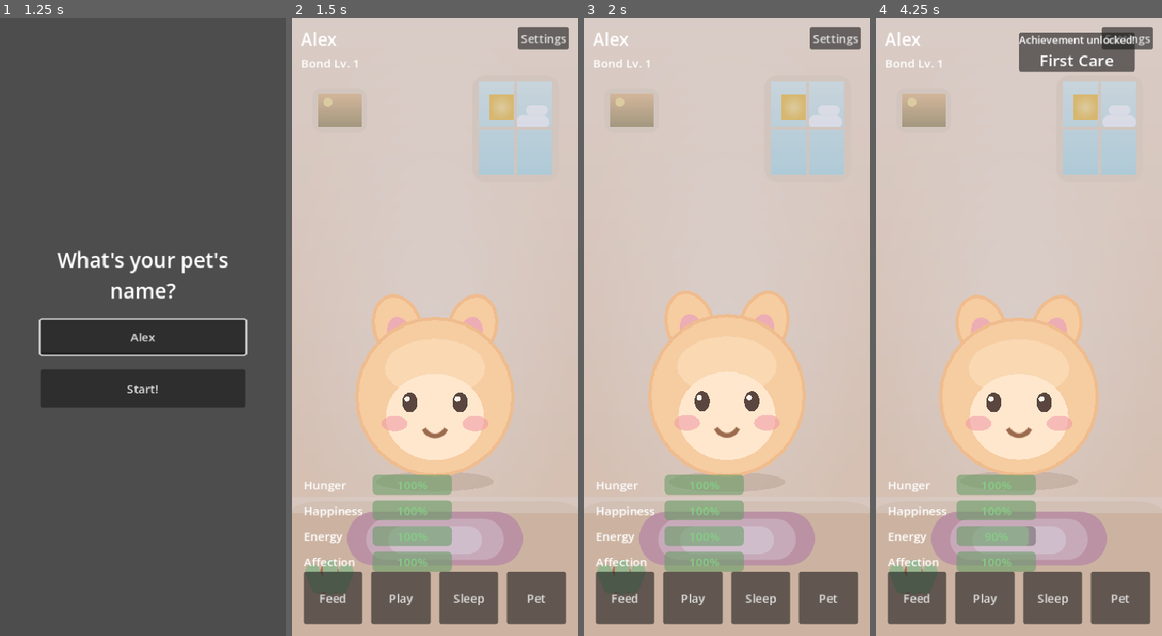
Above: before the commit, frames 1-4 (left to right).
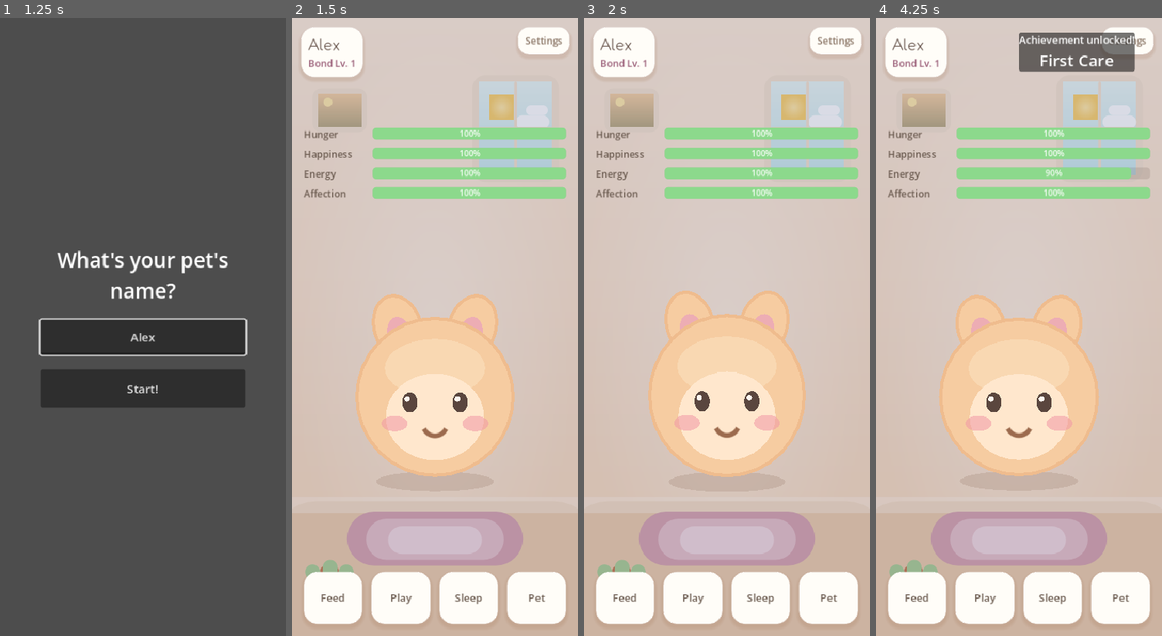
Above: after the commit, the same moments.

Repository: cvalera18/pets
Game: Godot game, scene res://scenes/main/Main.tscn
The game is run twice, just before and just after one commit, with the same random seed, the same clock (stepped at 60 frames per second) and the same inputs.
Inputs (mouse positions are in pixels of both pictures, inside the frame that each line leads up to):
- Up to frame 1 (1.25 s): click (143, 339) at 0.52 s; type "Alex" at 0.6 s
- Up to frame 2 (1.5 s): click "Start!" at 1.25 s
- Up to frame 3 (2 s): no input
- Up to frame 4 (4.25 s): click "Play" at 2 s; drag from (1019, 382) to (1047, 191) at 2.77 s; drag from (961, 357) to (1004, 450) at 3.52 s

Frame 1 is identical in both runs. In frame 2, 19% of the frame differs, in the area x 3-98%, y 1-99%; in frame 3, 19%; in frame 4, 19%.

Commit message:
feat(redesign): cozy HUD restyle (StyleBoxFlat cards, Fredoka, top stats)
- Name pill: white rounded panel; pet name in Fredoka (Fonts.display); bond badge.
- Settings button + action buttons: white "chunky" StyleBoxFlat cards.
- Stat bars: rounded track + per-tier colored fill (via fill stylebox instead of
  modulate); the stat panel is lifted to the top so the cozy room shows below.

Co-Authored-By: Claude Opus 4.8 <noreply@anthropic.com>

Diff:
--- a/scenes/hud/HUD.gd
+++ b/scenes/hud/HUD.gd
@@ -9,8 +9,10 @@
 extends CanvasLayer
 
 const SETTINGS := preload("res://scenes/ui/Settings.tscn")
+const PAL := preload("res://theme/Palette.gd")
 
 var _cooldown_timer: float = 0.0
+var _bar_fills: Dictionary = {}
 var _is_sleeping: bool = false
 var _settings_button: Button
 var _name_label: Label
@@ -57,6 +59,7 @@
 
 	_create_settings_button()
 	_create_status_panel()
+	_apply_theme()
 	_refresh_labels()
 	_init_bars()
 
@@ -99,6 +102,11 @@
 	_settings_button.text = tr("UI_SETTINGS")
 	_settings_button.set_anchors_and_offsets_preset(
 			Control.PRESET_TOP_RIGHT, Control.PRESET_MODE_MINSIZE, 12)
+	_settings_button.add_theme_stylebox_override("normal", _card_sb(PAL.CARD, 14, 4))
+	_settings_button.add_theme_stylebox_override("hover", _card_sb(PAL.CARD.lightened(0.04), 14, 4))
+	_settings_button.add_theme_stylebox_override("pressed", _card_sb(PAL.CARD.darkened(0.05), 14, 1))
+	_settings_button.add_theme_color_override("font_color", PAL.TEXT_MUTED)
+	_settings_button.add_theme_font_size_override("font_size", 13)
 	_settings_button.pressed.connect(_on_settings_pressed)
 	$Control.add_child(_settings_button)
 
@@ -109,19 +117,28 @@
 
 ## Top-left status panel: the pet's name above its bond-level badge.
 func _create_status_panel() -> void:
+	var pill := PanelContainer.new()
+	pill.add_theme_stylebox_override("panel", _card_sb(PAL.CARD, 18, 4))
+	pill.set_anchors_and_offsets_preset(
+			Control.PRESET_TOP_LEFT, Control.PRESET_MODE_MINSIZE, 12)
+	$Control.add_child(pill)
+
 	var box := VBoxContainer.new()
-	box.set_anchors_and_offsets_preset(
-			Control.PRESET_TOP_LEFT, Control.PRESET_MODE_MINSIZE, 12)
-	$Control.add_child(box)
+	box.add_theme_constant_override("separation", 3)
+	pill.add_child(box)
 
 	_name_label = Label.new()
 	_name_label.text = _pet_name
-	_name_label.add_theme_font_size_override("font_size", 24)
+	if Fonts.display != null:
+		_name_label.add_theme_font_override("font", Fonts.display)
+	_name_label.add_theme_font_size_override("font_size", 22)
+	_name_label.add_theme_color_override("font_color", PAL.TEXT)
 	box.add_child(_name_label)
 
 	_bond_label = Label.new()
 	_bond_label.text = tr("BOND_BADGE") % _bond_level
-	_bond_label.add_theme_font_size_override("font_size", 16)
+	_bond_label.add_theme_font_size_override("font_size", 13)
+	_bond_label.add_theme_color_override("font_color", PAL.BOND_BADGE_FG)
 	box.add_child(_bond_label)
 
 
@@ -219,7 +236,8 @@
 	else:
 		bar.value = value
 
-	bar.modulate = _bar_color(value)
+	if _bar_fills.has(stat_name):
+		_bar_fills[stat_name].bg_color = _bar_color(value)
 
 
 ## Three-tier readability tint: critical / low / healthy.
@@ -231,6 +249,73 @@
 	return Color(0.55, 0.85, 0.55)      # green — healthy
 
 
+# ─── Cozy theme (StyleBoxFlat) ────────────────────────────────────────────────
+
+func _apply_theme() -> void:
+	# Lift the stat panel up under the name pill so the cozy room shows below.
+	var sp: Control = $Control/StatsPanel
+	sp.set_anchors_and_offsets_preset(Control.PRESET_TOP_WIDE)
+	sp.offset_left = 16.0
+	sp.offset_right = -16.0
+	sp.offset_top = 150.0
+	sp.add_theme_constant_override("separation", 9)
+
+	_style_bar(hunger_bar, "hunger")
+	_style_bar(happiness_bar, "happiness")
+	_style_bar(energy_bar, "energy")
+	_style_bar(affection_bar, "affection")
+	for lbl in [hunger_label, happiness_label, energy_label, affection_label]:
+		lbl.add_theme_color_override("font_color", PAL.TEXT_BODY)
+		lbl.add_theme_font_size_override("font_size", 13)
+
+	for b in [feed_button, play_button, sleep_button, pet_button]:
+		_style_button(b)
+
+
+func _card_sb(color: Color, radius: int, shadow: int) -> StyleBoxFlat:
+	var sb := StyleBoxFlat.new()
+	sb.bg_color = color
+	sb.set_corner_radius_all(radius)
+	sb.set_content_margin_all(10)
+	sb.border_color = Color(1, 1, 1, 0.55)
+	sb.set_border_width_all(1)
+	if shadow > 0:
+		sb.shadow_color = Color(0.59, 0.39, 0.24, 0.16)
+		sb.shadow_size = shadow
+		sb.shadow_offset = Vector2(0, 4)
+	return sb
+
+
+func _style_button(b: Button) -> void:
+	b.add_theme_stylebox_override("normal", _card_sb(PAL.CARD, 18, 5))
+	b.add_theme_stylebox_override("hover", _card_sb(PAL.CARD.lightened(0.04), 18, 5))
+	b.add_theme_stylebox_override("pressed", _card_sb(PAL.CARD.darkened(0.05), 18, 1))
+	b.add_theme_stylebox_override("disabled", _card_sb(Color(0.93, 0.89, 0.83), 18, 0))
+	b.add_theme_color_override("font_color", PAL.TEXT_BODY)
+	b.add_theme_color_override("font_hover_color", PAL.TEXT)
+	b.add_theme_color_override("font_pressed_color", PAL.ACCENT_DEEP)
+	b.add_theme_color_override("font_disabled_color", PAL.TEXT_FAINT)
+	b.add_theme_font_size_override("font_size", 14)
+	b.custom_minimum_size = Vector2(0, 62)
+
+
+func _style_bar(bar: ProgressBar, stat: String) -> void:
+	var track := StyleBoxFlat.new()
+	track.bg_color = Color(0.35, 0.27, 0.22, 0.15)
+	track.set_corner_radius_all(5)
+	bar.add_theme_stylebox_override("background", track)
+
+	var fill := StyleBoxFlat.new()
+	fill.bg_color = PAL.TIER_HEALTHY_B
+	fill.set_corner_radius_all(5)
+	bar.add_theme_stylebox_override("fill", fill)
+	_bar_fills[stat] = fill
+
+	bar.custom_minimum_size = Vector2(0, 12)
+	bar.add_theme_color_override("font_color", Color(1, 1, 1, 0.92))
+	bar.add_theme_font_size_override("font_size", 11)
+
+
 ## Refreshes all text labels. Call again if the locale changes at runtime.
 func _refresh_labels() -> void:
 	hunger_label.text    = tr("STAT_HUNGER")
